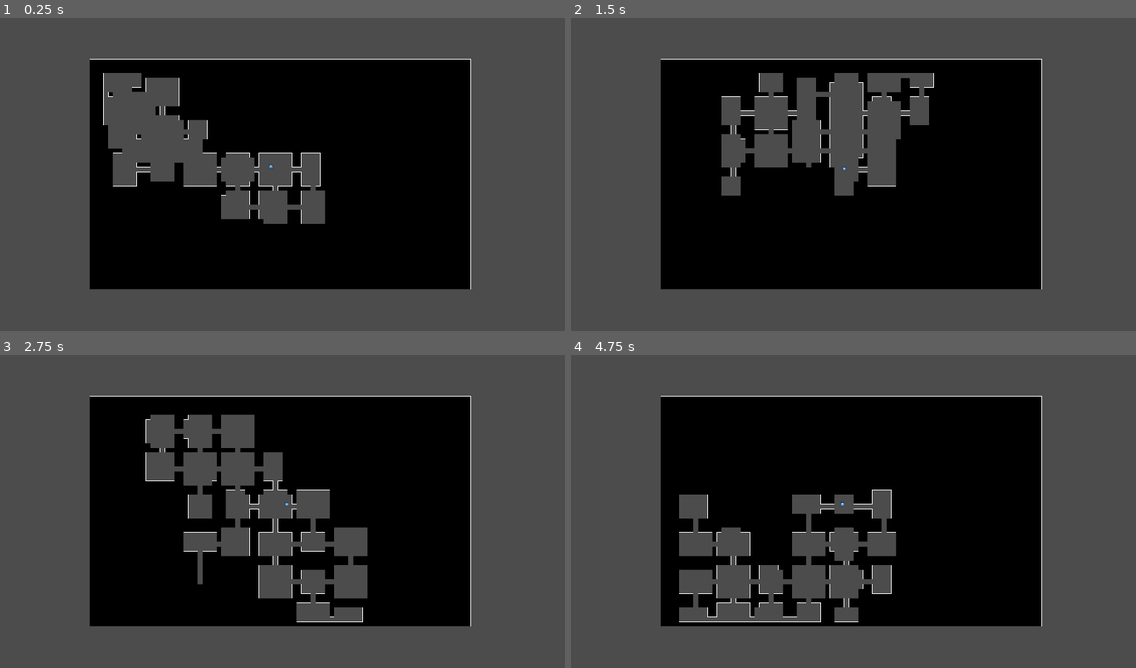
Above: before the commit, frames 1-4 (two rows, left to right).
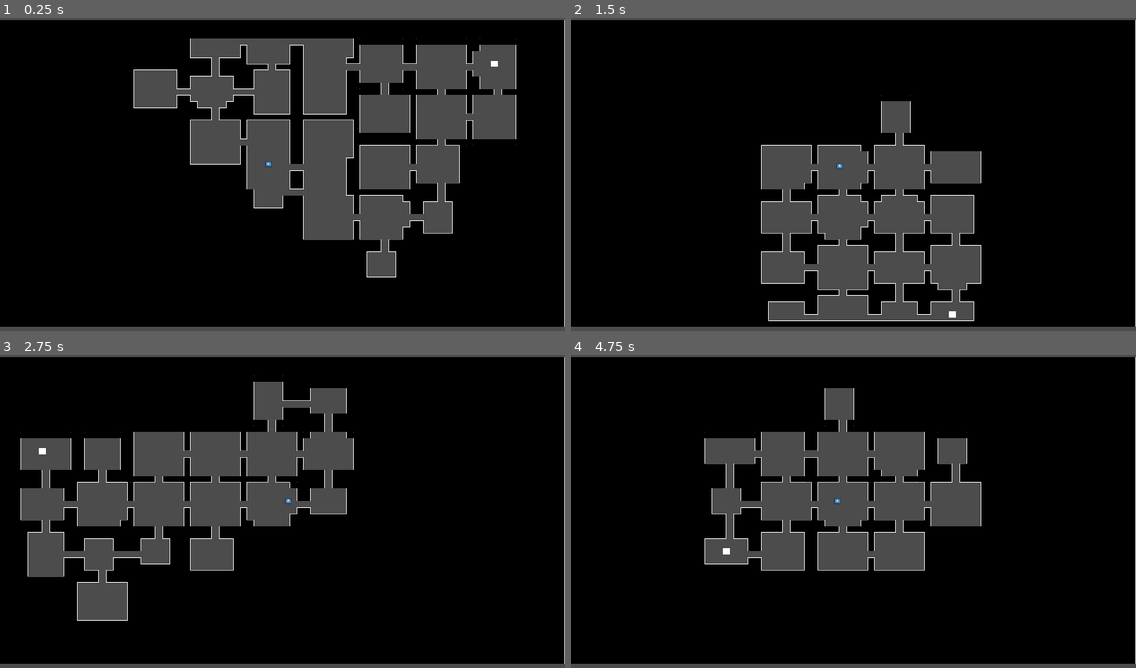
Above: after the commit, the same moments.

Repository: RyqShaw/May-Project
Game: Godot game, scene res://Levels/BaseLevel.tscn
The game is run twice, just before and just after one commit, with the same random seed, the same clock (stepped at 60 frames per second) and the same inputs. The project has no main scene, so this scene is started directly. The engine's default icon, where the game draws it, is replaced by a stand-in: a white triangle on a blue panel in a dark square.
Inputs:
- Up to frame 1 (0.25 s): no input
- Up to frame 2 (1.5 s): tap Enter (ui_accept) at 0.5, 0.77, 1.25 s; hold Right (ui_right) 0.53-1.28 s; hold Down (ui_down) from 1.28 s (still down)
- Up to frame 3 (2.75 s): tap Enter (ui_accept) at 1.52, 2 s; release Down (ui_down) at 2.03 s; hold Right (ui_right) from 2.03 s (still down)
- Up to frame 4 (4.75 s): release Right (ui_right) at 2.78 s; hold Up (ui_up) 2.78-3.53 s; tap Enter (ui_accept) at 3.02, 3.5, 3.77, 4.25, 4.52 s; hold Left (ui_left) from 3.53 s (still down)

The runs differ from the first frame. In frame 1, 67% of the frame differs, in the area x 0-100%, y 0-99%; in frame 2, 65%; in frame 3, 62%; in frame 4, 67%.

Commit message:
Exit Door Integrated

Diff:
--- a/Levels/BaseLevel.gd
+++ b/Levels/BaseLevel.gd
@@ -1,7 +1,7 @@
 extends Node2D
 
 const Player = preload("res://Player/Player.tscn")
-# const Exit = preload("res://ExitDoor.tscn")
+const Exit = preload("res://Levels/ExitDoor.tscn")
 
 # Borders, makes it 1 tile border, makes 38 long and 21 high room to choose from
 var borders = Rect2(2,2,77,45)
@@ -21,10 +21,10 @@
 	add_child(player)
 	player.position = map.front() * 32
 
-	#var exit = Exit.instance()
-	#add_child(exit)
-	#exit.position = walker.get_end_room().position * 32 #depending on if distance from exit or whatever object being generated matters, get_end_room can be replaced with rooms.back()
-	#exit.connect("leaving_level", self, "reload_level")
+	var exit = Exit.instance()
+	add_child(exit)
+	exit.position = walker.get_end_room().position * 32 #depending on if distance from exit or whatever object being generated matters, get_end_room can be replaced with rooms.back()
+	exit.connect("leaving_level", self, "reload_level")
 
 	walker.queue_free()
 	for location in map:
--- a/Levels/BaseLevel.tscn
+++ b/Levels/BaseLevel.tscn
@@ -464,4 +464,4 @@
 [node name="Camera2D" type="Camera2D" parent="."]
 position = Vector2( 1280, 768 )
 current = true
-zoom = Vector2( 3, 3 )
+zoom = Vector2( 2, 2.25 )
--- /dev/null
+++ b/Levels/ExitDoor.gd
@@ -0,0 +1,6 @@
+extends Area2D
+
+signal leaving_level
+
+func _on_ExitDoor_body_entered(body):
+	emit_signal("leaving_level")
--- /dev/null
+++ b/Levels/ExitDoor.tscn
@@ -0,0 +1,19 @@
+[gd_scene load_steps=3 format=2]
+
+[ext_resource path="res://Levels/ExitDoor.gd" type="Script" id=1]
+
+[sub_resource type="RectangleShape2D" id=1]
+
+[node name="ExitDoor" type="Area2D"]
+script = ExtResource( 1 )
+
+[node name="ColorRect" type="ColorRect" parent="."]
+margin_left = -16.0
+margin_top = -16.0
+margin_right = 16.0
+margin_bottom = 16.0
+
+[node name="CollisionShape2D" type="CollisionShape2D" parent="."]
+shape = SubResource( 1 )
+
+[connection signal="body_entered" from="." to="." method="_on_ExitDoor_body_entered"]
--- a/Levels/Test1.tscn
+++ /dev/null
@@ -1,3 +0,0 @@
-[gd_scene format=2]
-
-[node name="World" type="Node2D"]
